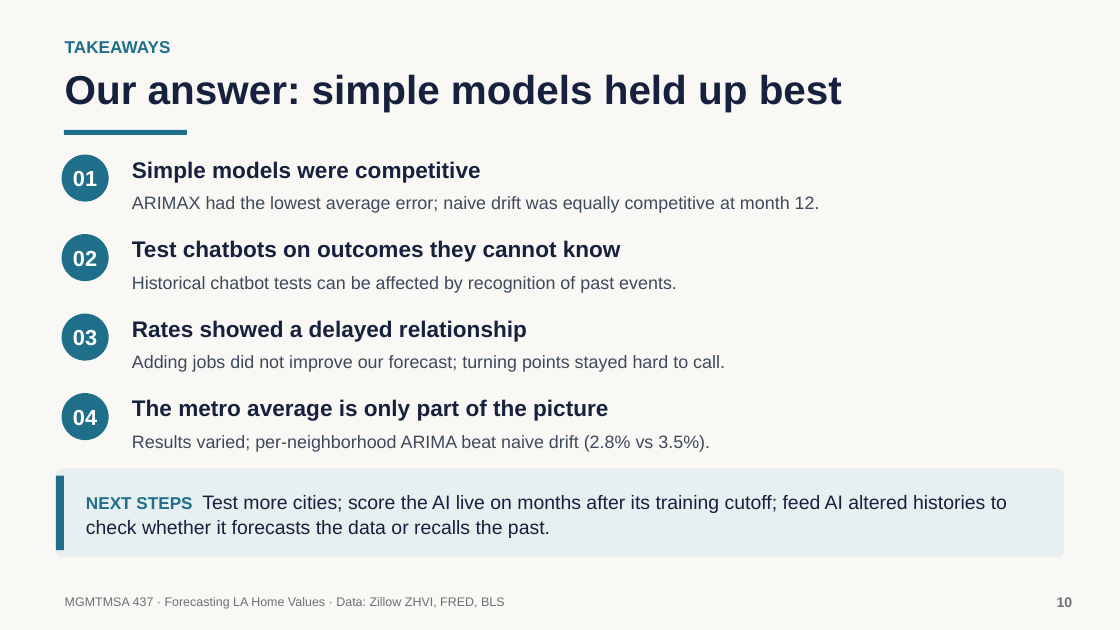
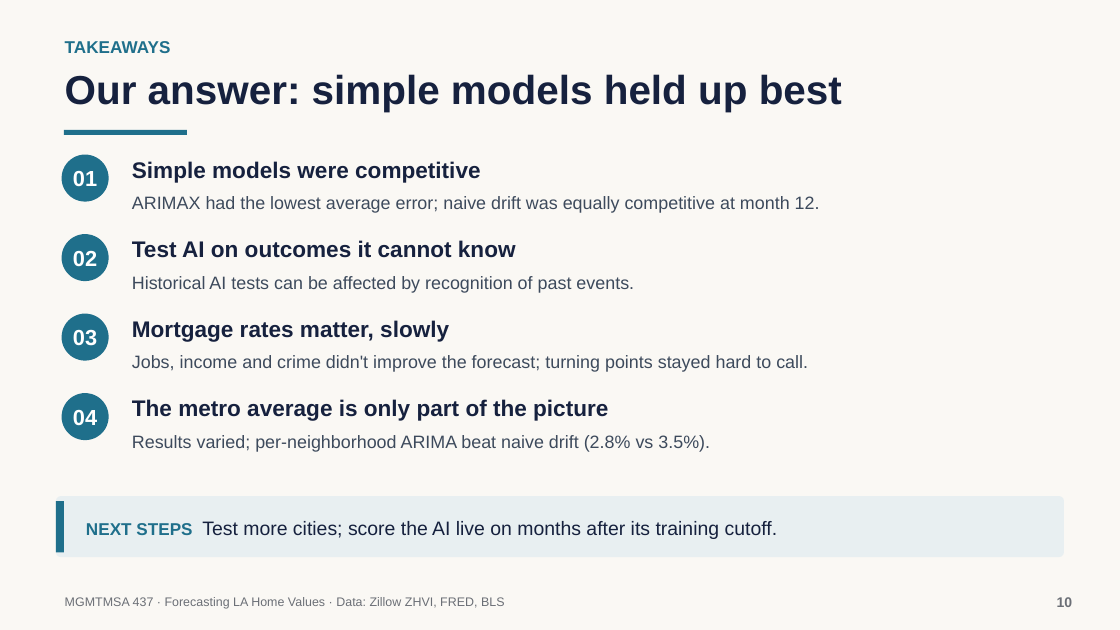
Before and after one commit to neiltd/la-housing-forecast, a slide deck: slide 10 of slides/LA_home_values_slides.pptx. Drawn at 1120x630 pixels with LibreOffice and Linux fonts; fonts in the diff are those of the drawing. Boxes give left, top, right and bottom in pixels: in the first picture for what was removed or moved away, otherwise in the second. Text is boxed around its words. In the diff, an @@ line names an element or a change of style, - is before the commit and + after.

```diff
--- a/slides/LA_home_values_slides.pptx
+++ b/slides/LA_home_values_slides.pptx
@@ text at bbox=[132, 240, 516, 258]: text changed @@
-Test chatbots on outcomes they cannot know
+Test AI on outcomes it cannot know
@@ text at bbox=[132, 276, 634, 293]: text changed @@
-Historical chatbot tests can be affected by recognition of past events.
+Historical AI tests can be affected by recognition of past events.
@@ text at bbox=[132, 320, 449, 342]: text changed @@
-Rates showed a delayed relationship
+Mortgage rates matter, slowly
@@ text at bbox=[132, 355, 808, 372]: text changed @@
-Adding jobs did not improve our forecast; turning points stayed hard to call.
+Jobs, income and crime didn't improve the forecast; turning points stayed hard to call.
@@ rounded rectangle: place and size @@
-rounded rectangle at bbox=[56, 468, 1064, 557]
+rounded rectangle at bbox=[56, 496, 1064, 557]
@@ rectangle: place and size @@
-rectangle at bbox=[56, 476, 64, 550]
+rectangle at bbox=[56, 501, 64, 552]
@@ text at bbox=[86, 521, 778, 539]: text changed @@
-NEXT STEPS Test more cities; score the AI live on months after its training cutoff; feed AI altered histories to check whether it forecasts the data or recalls the past.
+NEXT STEPS Test more cities; score the AI live on months after its training cutoff.
```
Also in this commit, not shown: 4 other slides changed, 49 other files.
